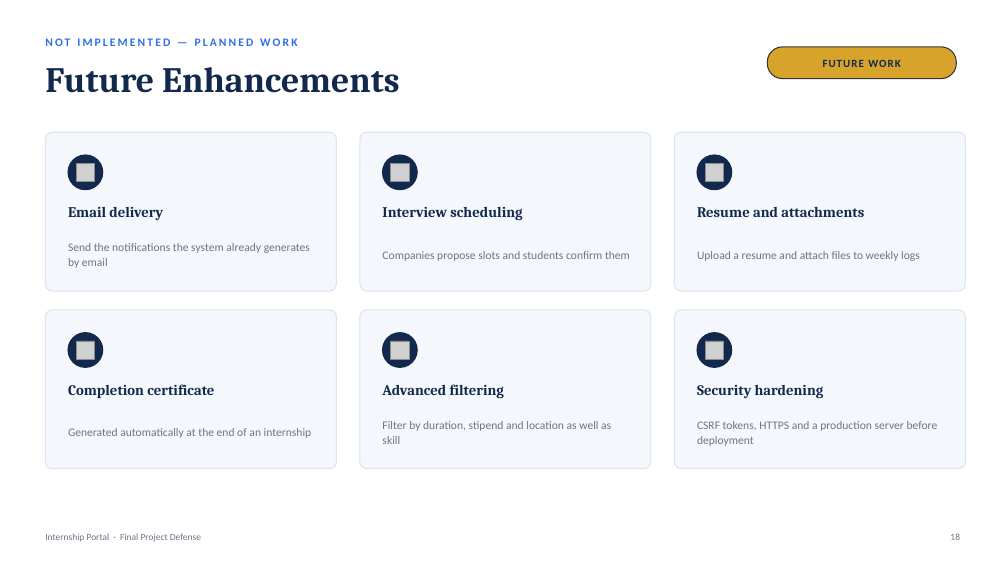
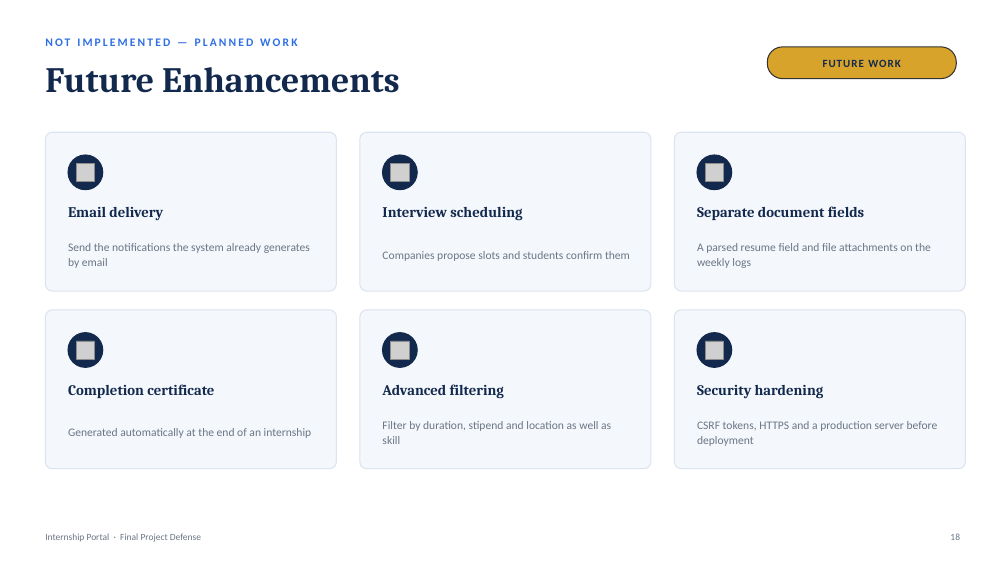
Before and after one commit to RamSinghKarki/Internship_Portal, a slide deck: slide 18 of docs/Final_Defense_Presentation.pptx. Drawn at 1008x567 pixels with LibreOffice and Linux fonts; fonts in the diff are those of the drawing; grey boxes stand for pictures. Boxes give left, top, right and bottom in pixels: in the first picture for what was removed or moved away, otherwise in the second. Text is boxed around its words. In the diff, an @@ line names an element or a change of style, - is before the commit and + after.

```diff
--- a/docs/Final_Defense_Presentation.pptx
+++ b/docs/Final_Defense_Presentation.pptx
@@ text at bbox=[697, 206, 864, 220]: text changed @@
-Resume and attachments
+Separate document fields
@@ text at bbox=[697, 243, 931, 268]: text changed @@
-Upload a resume and attach files to weekly logs
+A parsed resume field and file attachments on the weekly logs
```
Also in this commit, not shown: 6 other slides changed, 14 other files.
